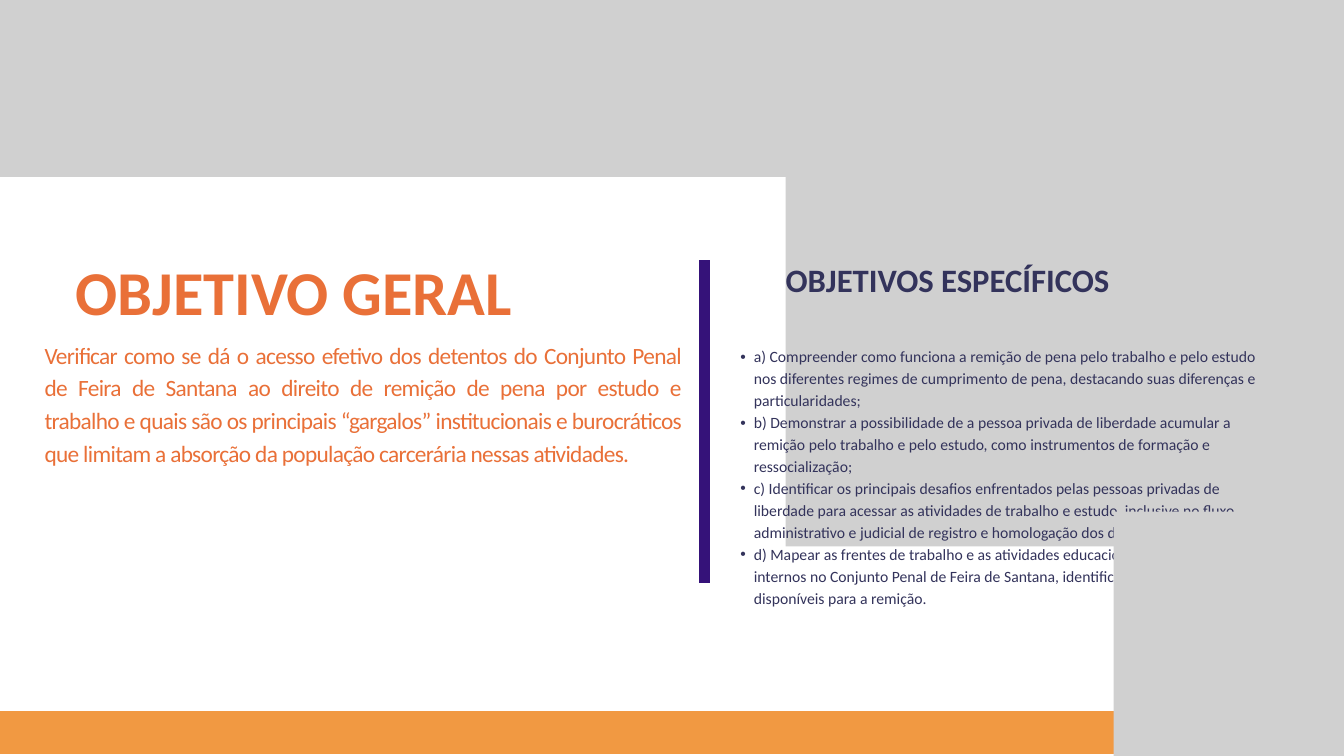
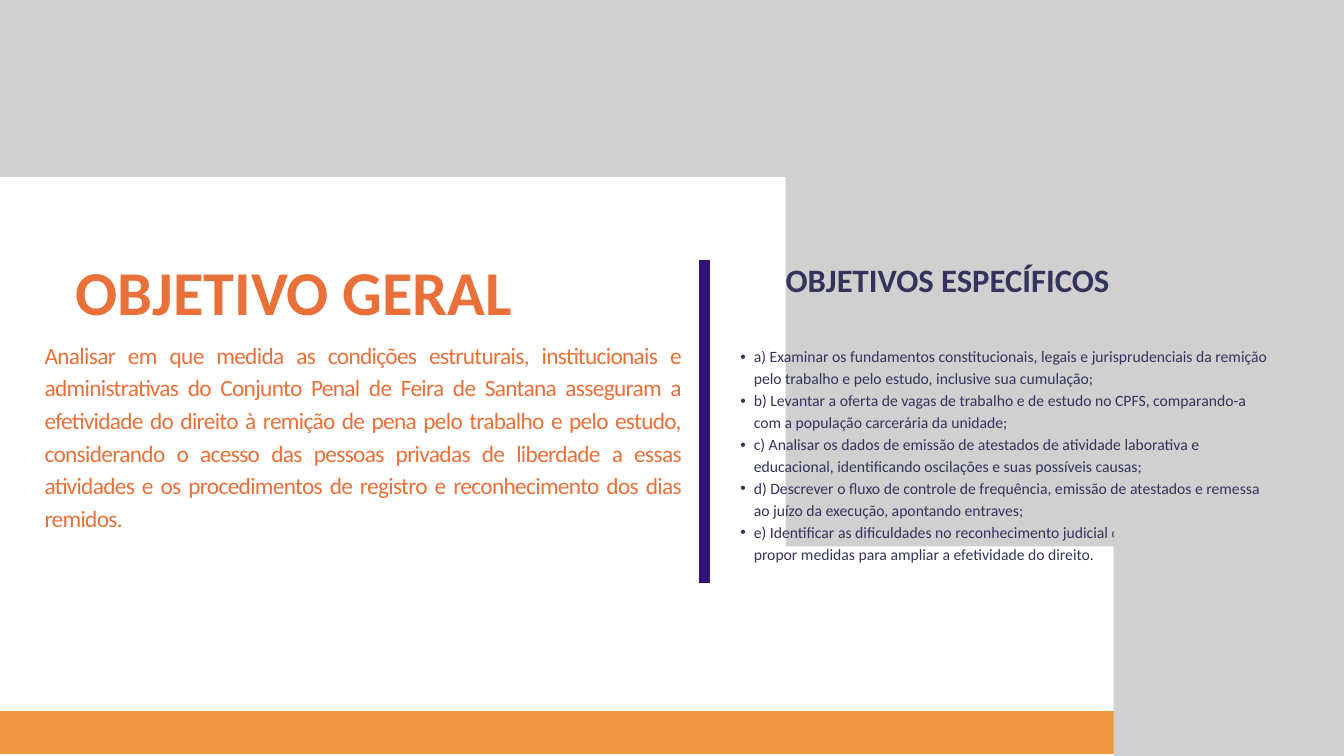
Before and after one commit to projetoia30/Keyla, a slide deck: slide 5 of Apresentacao_TCC_Nilton.pptx. Drawn at 1344x756 pixels with LibreOffice and Linux fonts; fonts in the diff are those of the drawing; grey boxes stand for pictures. Boxes give left, top, right and bottom in pixels: in the first picture for what was removed or moved away, otherwise in the second. Text is boxed around its words. In the diff, an @@ line names an element or a change of style, - is before the commit and + after.

```diff
--- a/Apresentacao_TCC_Nilton.pptx
+++ b/Apresentacao_TCC_Nilton.pptx
@@ text at (x1=45, y1=347, x2=682, y2=527): text changed @@
-Verificar como se dá o acesso efetivo dos detentos do Conjunto Penal de Feira de Santana ao direito de remição de pena por estudo e trabalho e quais são os principais “gargalos” institucionais e burocráticos que limitam a absorção da população carcerária nessas atividades.
+Analisar em que medida as condições estruturais, institucionais e administrativas do Conjunto Penal de Feira de Santana asseguram a efetividade do direito à remição de pena pelo trabalho e pelo estudo, considerando o acesso das pessoas privadas de liberdade a essas atividades e os procedimentos de registro e reconhecimento dos dias remidos.
@@ text at (x1=754, y1=349, x2=1266, y2=563): text changed @@
-  • a) Compreender como funciona a remição de pena pelo trabalho e pelo estudo nos diferentes regimes de cumprimento de pena, destacando suas diferenças e particularidades;
-  • b) Demonstrar a possibilidade de a pessoa privada de liberdade acumular a remição pelo trabalho e pelo estudo, como instrumentos de formação e ressocialização;
-  • c) Identificar os principais desafios enfrentados pelas pessoas privadas de liberdade para acessar as atividades de trabalho e estudo, inclusive no fluxo administrativo e judicial de registro e homologação dos dias remidos;
-  • d) Mapear as frentes de trabalho e as atividades educacionais oferecidas aos internos no Conjunto Penal de Feira de Santana, identificando as oportunidades disponíveis para a remição.
+  • a) Examinar os fundamentos constitucionais, legais e jurisprudenciais da remição pelo trabalho e pelo estudo, inclusive sua cumulação;
+  • b) Levantar a oferta de vagas de trabalho e de estudo no CPFS, comparando-a com a população carcerária da unidade;
+  • c) Analisar os dados de emissão de atestados de atividade laborativa e educacional, identificando oscilações e suas possíveis causas;
+  • d) Descrever o fluxo de controle de frequência, emissão de atestados e remessa ao juízo da execução, apontando entraves;
+  • e) Identificar as dificuldades no reconhecimento judicial dos dias remidos e propor medidas para ampliar a efetividade do direito.
```
Also in this commit, not shown: 4 other slides changed, 1 slide added, 1 other file.
